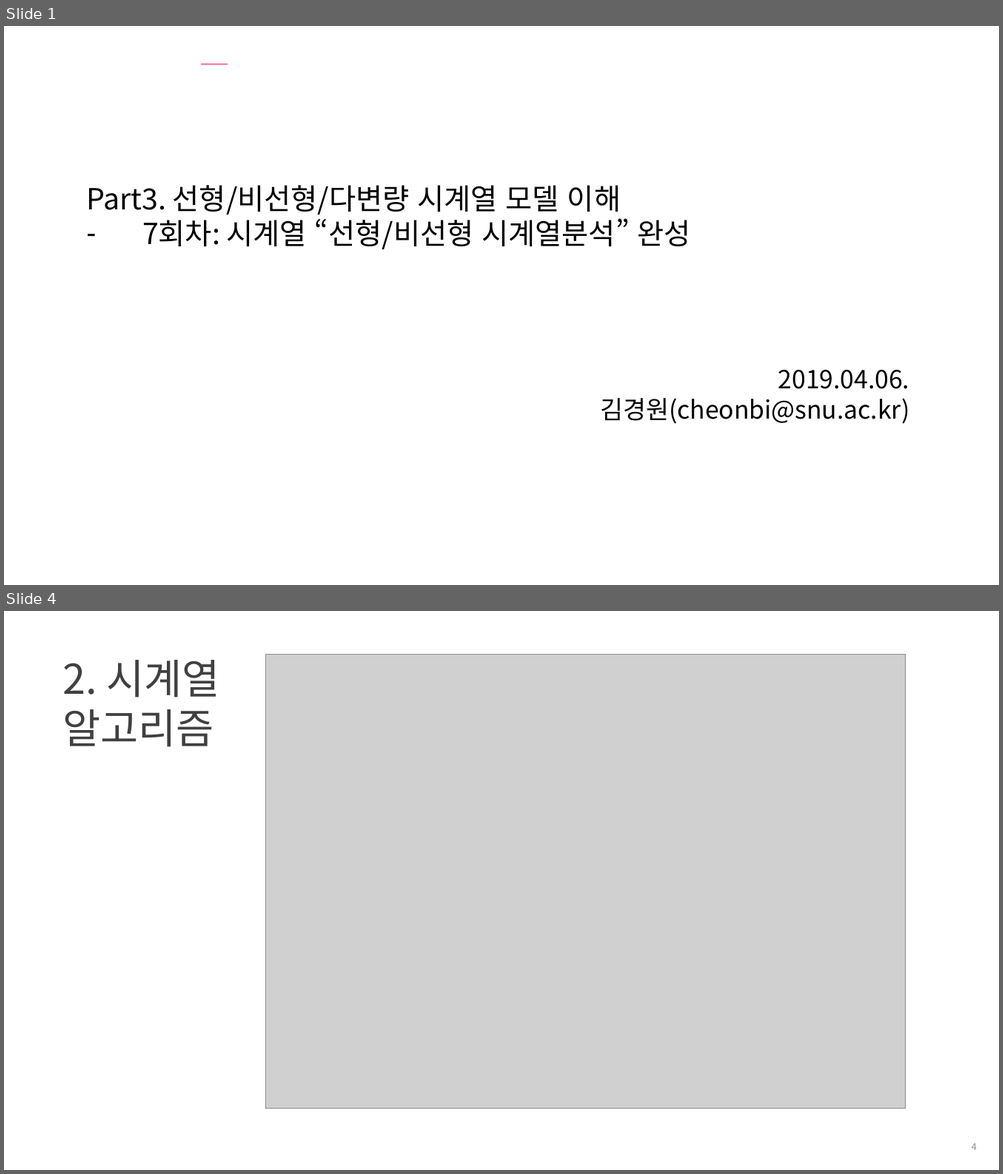
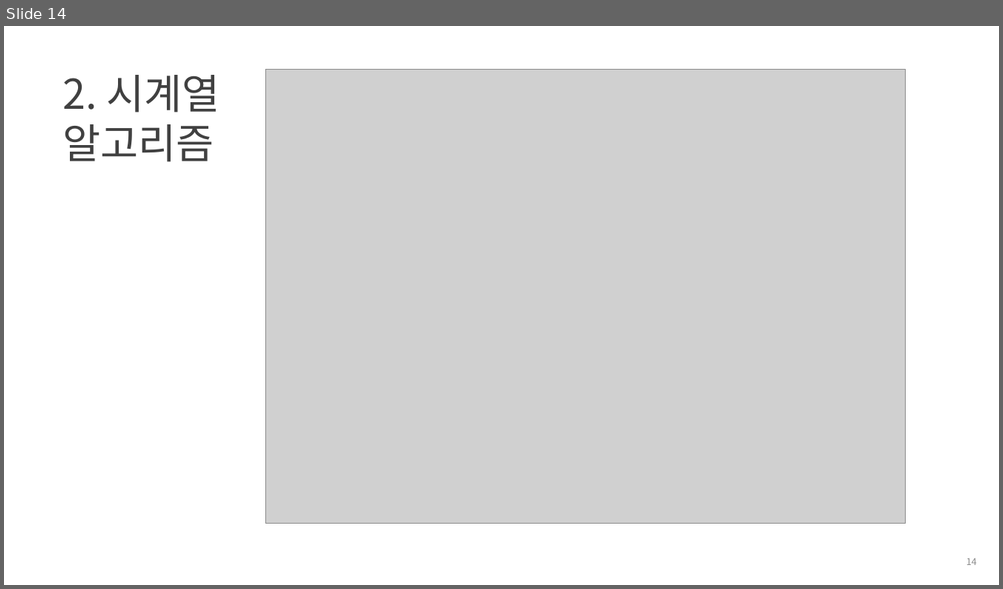
Before and after one commit to heycwkim/TimeSeriesAnalysis, a slide deck: Shared/[패스트캠퍼스] 7강의자료_김경원박사.pptx. Shown one above the other, each under a label of ours: slides 1 and 4 before the commit, slide 14 after it; the slides between them are not shown. The pictures are 1003x1174 and 1003x589 pixels, drawn with LibreOffice and Linux fonts; fonts in the diff are those of the drawing; grey boxes stand for pictures; background and template pictures are left out. Boxes give left, top, right and bottom in pixels: in the first picture for what was removed or moved away, otherwise in the second. Text is boxed around its words. In the diff, an @@ line names an element or a change of style, - is before the commit and + after.

```diff
--- a/Shared/[패스트캠퍼스] 7강의자료_김경원박사.pptx
+++ b/Shared/[패스트캠퍼스] 7강의자료_김경원박사.pptx
@@ slide 1 removed at <box>4,26,999,585</box>, background #FFFFFF @@
@@ line removed from (201, 64) to (227, 64) @@
@@ text removed at <box>86,185,691,249</box> @@
-Part3. 선형/비선형/다변량 시계열 모델 이해
-– 7회차: 시계열 “선형/비선형 시계열분석” 완성
@@ text removed at <box>600,370,910,424</box> @@
-2019.04.06.
-김경원(cheonbi@snu.ac.kr)
@@ what was slide 4 is now slide 14 @@
@@ page number at <box>966,559,976,565</box>: text changed @@
-4
+14
```
Also in this commit, not shown: 6 slides changed, 17 slides added, 1 other slide removed, 11 other files.
